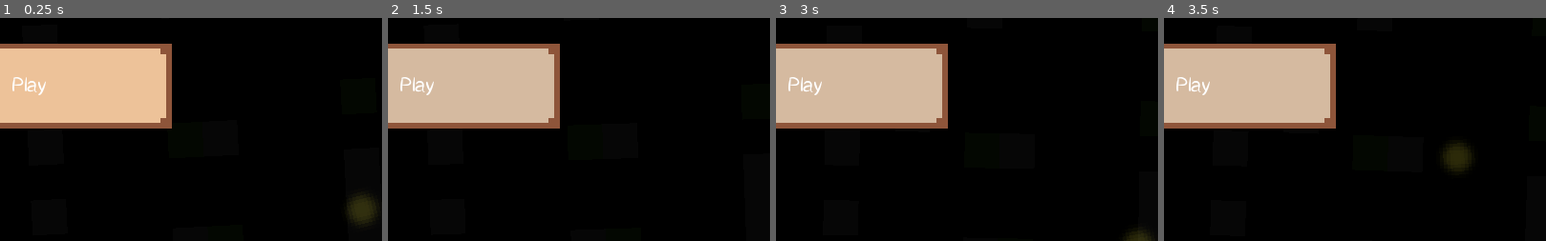
Above: before the commit, frames 1-4 (left to right).
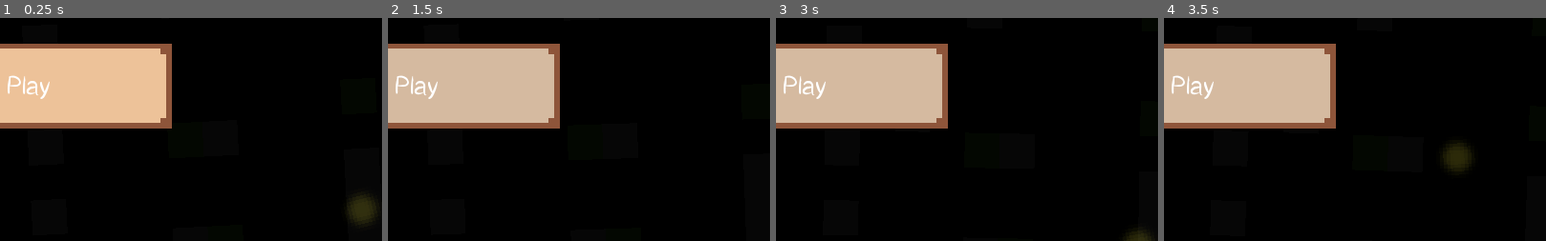
Above: after the commit, the same moments.

Repository: Antricks/candle-wowie-jam
Game: Godot game, scene res://scenes/StartMenu.tscn
Two runs of this game, one before a commit and one after it. Both use one fixed random seed, a clock stepped at 60 frames per second and the inputs below.
Inputs:
- Up to frame 1 (0.25 s): no input
- Up to frame 2 (1.5 s): click "Play" at 0.5 s; click "Play" at 1.25 s
- Up to frame 3 (3 s): click "Play" at 2 s
- Up to frame 4 (3.5 s): no input
The pictures show only the part of the screen within x 45-95%, y 50-100%; the shares and areas given below are measured in that part.

The runs differ from the first frame. In frame 1, 0.4% of the frame differs, in the area x 2-13%, y 25-37%; in frame 2, 0.4%; in frame 3, 0.4%; in frame 4, 0.4%.

Commit message:
Changed btnText size

Diff:
--- a/scenes/Button.tscn
+++ b/scenes/Button.tscn
@@ -7,7 +7,7 @@
 [ext_resource path="res://fonts/cat-cafe.ttf" type="DynamicFontData" id=5]
 
 [sub_resource type="DynamicFont" id=1]
-size = 26
+size = 33
 font_data = ExtResource( 5 )
 
 [node name="Button" type="TextureButton"]
@@ -24,9 +24,9 @@
 anchor_top = 0.5
 anchor_right = 0.5
 anchor_bottom = 0.5
-margin_left = -39.855
-margin_top = -16.025
-margin_right = 34.145
-margin_bottom = 13.975
+margin_left = -46.5
+margin_top = -19.0
+margin_right = 46.5
+margin_bottom = 19.0
 custom_fonts/font = SubResource( 1 )
 text = "Button"
